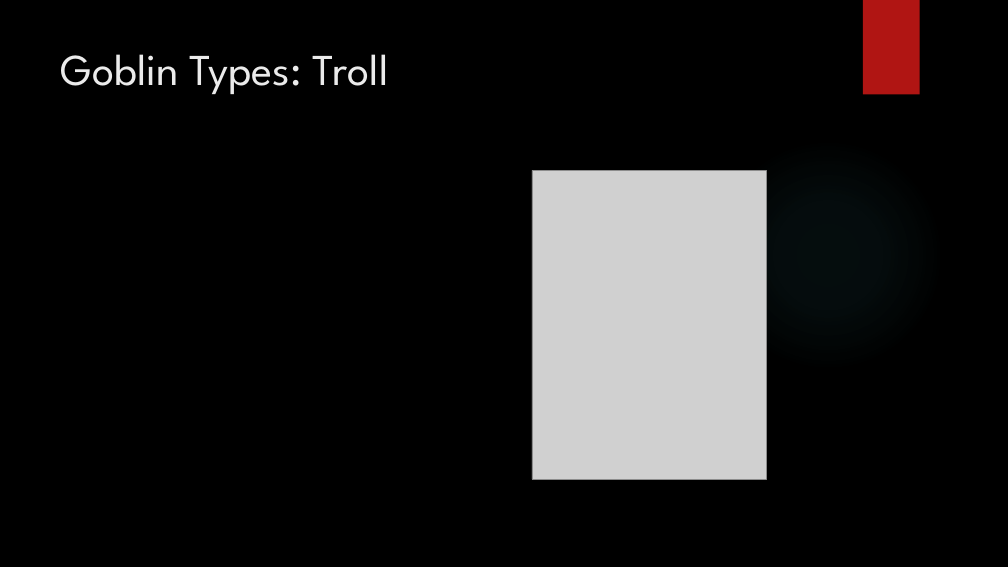
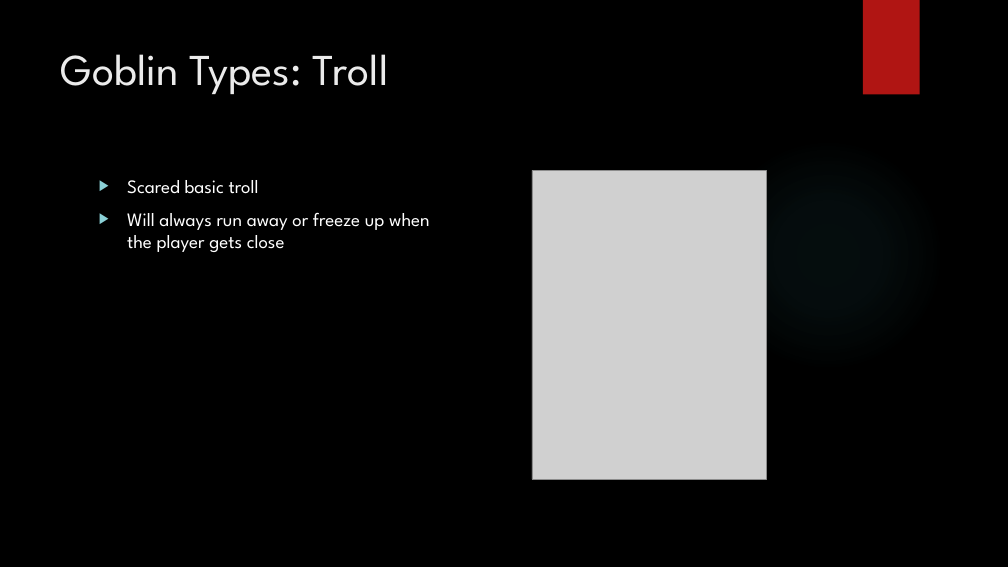
Before and after one commit to SEMO-dank-memers/FinalProject, a slide deck: slide 5 of Presentation.pptx. Drawn at 1008x567 pixels with LibreOffice and Linux fonts; fonts in the diff are those of the drawing; grey boxes stand for pictures; background and template pictures are left out. Boxes give left, top, right and bottom in pixels: in the first picture for what was removed or moved away, otherwise in the second. Text is boxed around its words. In the diff, an @@ line names an element or a change of style, - is before the commit and + after.

```diff
--- a/Presentation.pptx
+++ b/Presentation.pptx
@@ text added at (127, 180, 430, 252), 18 pt, text #FFFFFF @@
+▶ Scared basic troll
+▶ Will always run away or freeze up when the player gets close
```
Also in this commit, not shown: 4 other slides changed, 1 slide removed, 3 other files.
